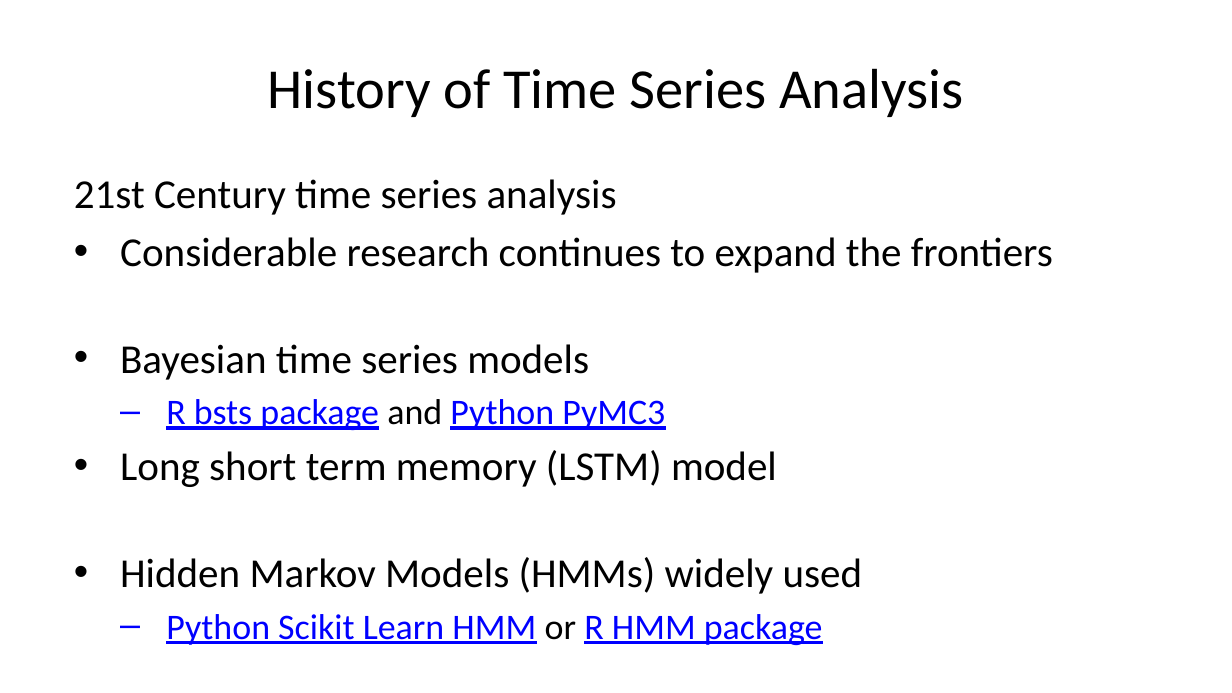
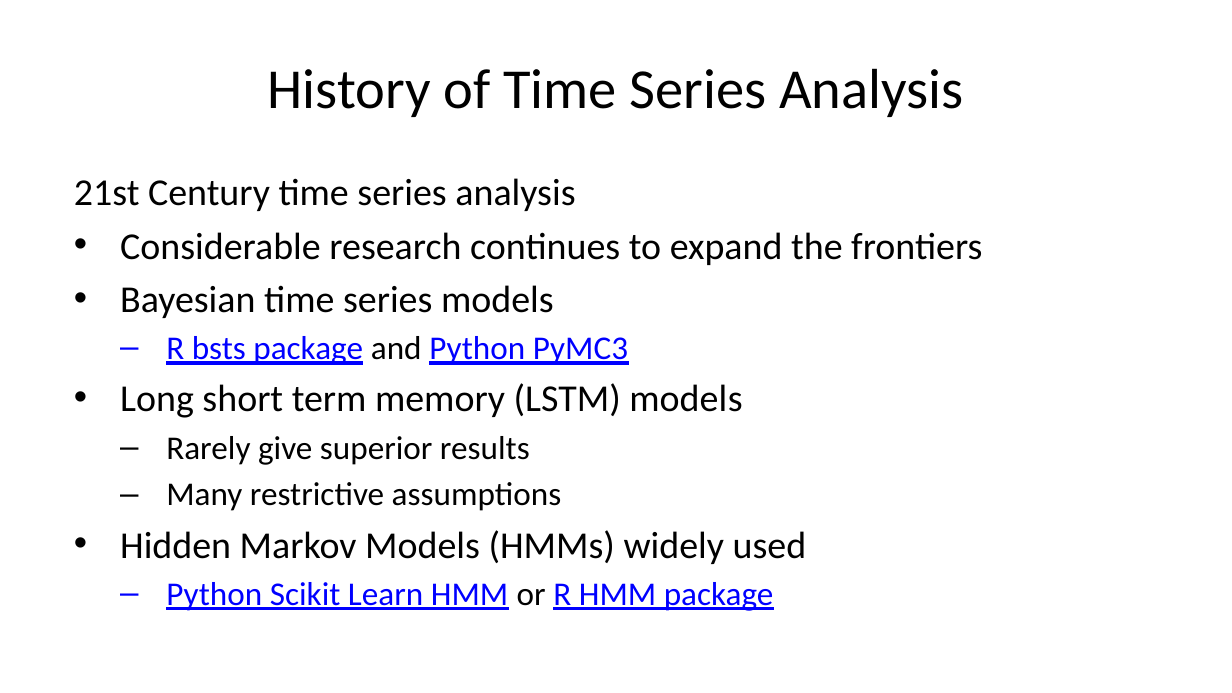
Before and after one commit to StephenElston/CSCI-E-83, a slide deck: slide 10 of LectureSlides/11_IntroductionToTimeSeries.pptx. Drawn at 1232x693 pixels with LibreOffice and Linux fonts; fonts in the diff are those of the drawing. Boxes give left, top, right and bottom in pixels: in the first picture for what was removed or moved away, otherwise in the second. Text is boxed around its words. In the diff, an @@ line names an element or a change of style, - is before the commit and + after.

```diff
--- a/LectureSlides/11_IntroductionToTimeSeries.pptx
+++ b/LectureSlides/11_IntroductionToTimeSeries.pptx
@@ text at (74, 178, 982, 611): size 24 to 22.2 pt in "21st Century time series analysis", "Considerable research continues to expand the frontiers", "Bayesian time series models", "Hidden Markov Models (HMMs) widely used"; size 21 to 19.4 pt in "R bsts package and Python PyMC3", "Python Scikit Learn HMM or R HMM ..." @@
@@ text at (120, 383, 742, 511): text changed; size 24 to 19.4 pt @@
-• Long short term memory (LSTM) model
+• Long short term memory (LSTM) models
+  – Rarely give superior results
+  – Many restrictive assumptions
```
Also in this commit, not shown: 18 other slides changed.
